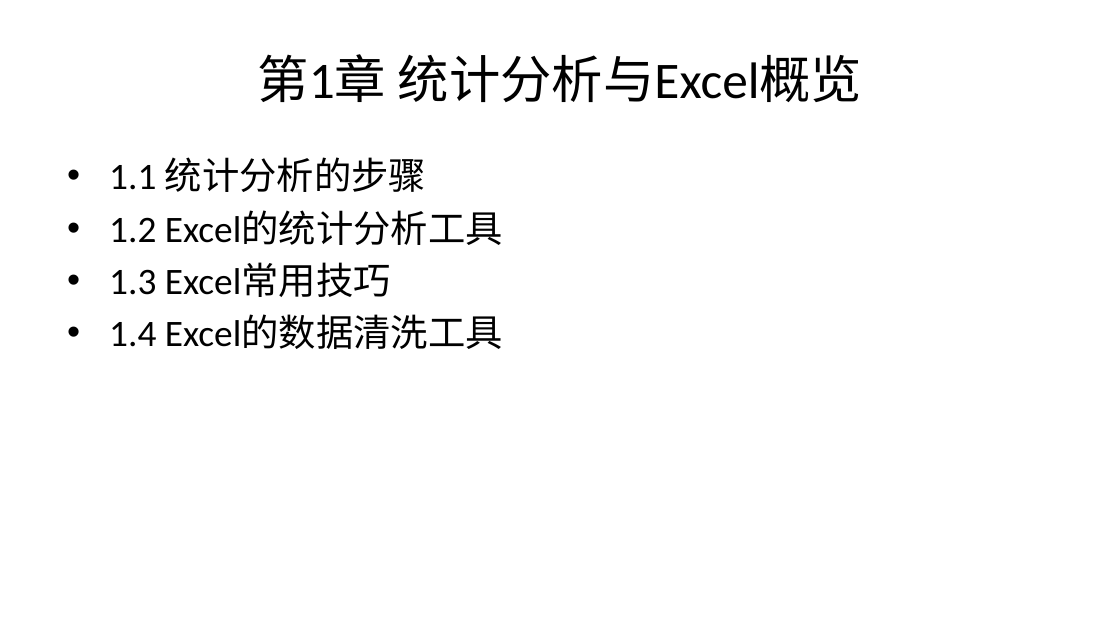
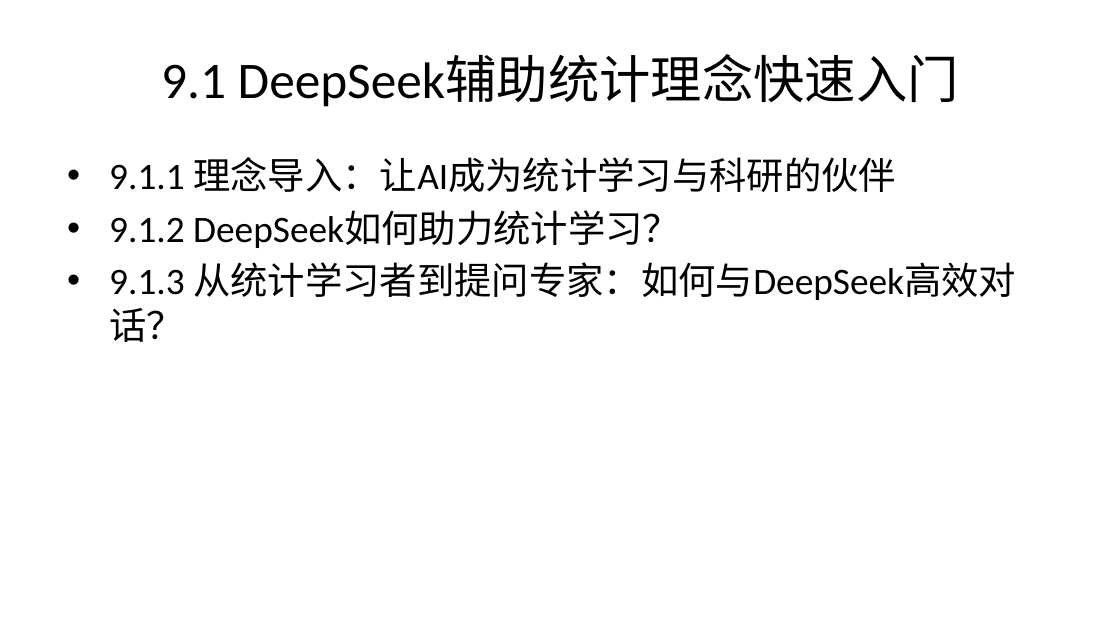
Before and after one commit to lizongzhang/deepseekcamp, a slide deck: slide 3 of docs/L9_slide.pptx (slide 2 before the commit). Drawn at 1120x630 pixels with LibreOffice and Linux fonts; fonts in the diff are those of the drawing. Boxes give left, top, right and bottom in pixels: in the first picture for what was removed or moved away, otherwise in the second. Text is boxed around its words. In the diff, an @@ line names an element or a change of style, - is before the commit and + after.

```diff
--- a/docs/L9_slide.pptx
+++ b/docs/L9_slide.pptx
@@ title at (x1=161, y1=55, x2=959, y2=107): text changed @@
-第1章 统计分析与Excel概览
+9.1 DeepSeek辅助统计理念快速入门
@@ text at (x1=109, y1=157, x2=1016, y2=300): text changed @@
-• 1.1 统计分析的步骤
-• 1.2 Excel的统计分析工具
-• 1.3 Excel常用技巧
-• 1.4 Excel的数据清洗工具
+• 9.1.1 理念导入：让AI成为统计学习与科研的伙伴
+• 9.1.2 DeepSeek如何助力统计学习？
+• 9.1.3 从统计学习者到提问专家：如何与DeepSeek高效对话？
```
Also in this commit, not shown: 2 other slides changed, 22 slides added, 9 other files.
